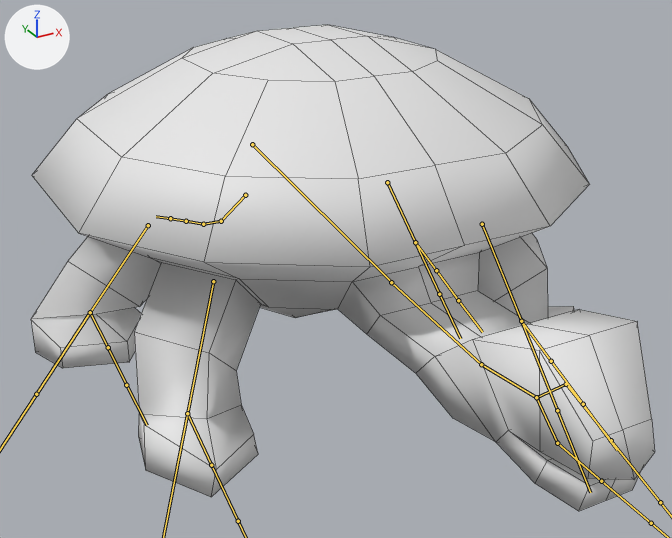
An edit to the FBX model GDC GJ Jam/Assets/Models/turtle.fbx, drawn before and after from the same camera.
Camera for both pictures: a camera (50 mm lens) standing at (-3.16, -6.12, 3.66) and looking at (0.02, -0.34, 0.77). Lighting does not change. The marker at upper left points along +X, +Y and +Z. The bones that bend it are drawn over the model as lines. Mesh edges are drawn as thin lines.

The first picture shows 'Tortoise'.
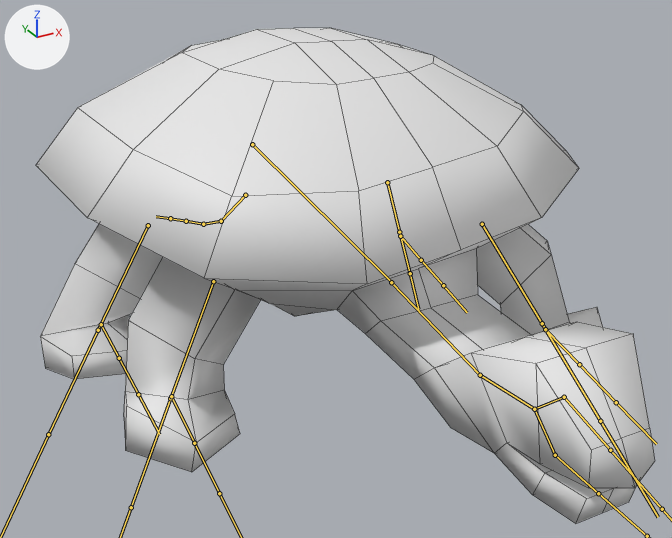
The newer file adds an action. The first version stands in its rest pose; the second is drawn at frame 1 of the action 'Armature|Death.001'.

What differs and where, as boxes (x1, y1, x2, y2) in the pictures (672 x 538 px):
'Tortoise', posed: before (31, 25, 654, 511); after (36, 28, 655, 524)
bone 'lower_neck', root to tip: before (391, 282) to (481, 364); after (391, 282) to (480, 375)
bone 'upper_neck', root to tip: before (481, 364) to (536, 397); after (480, 375) to (534, 409)
bone 'u_jaw', root to tip: before (566, 384) to (611, 440); after (564, 397) to (610, 450)
bone 'f_leg.L', root to tip: before (482, 224) to (521, 321); after (482, 224) to (542, 323)
bone 'r_leg.L', root to tip: before (387, 182) to (415, 242); after (387, 182) to (399, 232)
bone 'f_IK.L', root to tip: before (521, 321) to (520, 320); after (545, 329) to (544, 329)
bone 'r_IK.L', root to tip: before (415, 242) to (415, 242); after (400, 236) to (400, 236)
bone 'f_leg.R', root to tip: before (213, 281) to (187, 413); after (213, 281) to (170, 398)
bone 'r_leg.R', root to tip: before (148, 225) to (90, 312); after (148, 225) to (98, 330)
bone 'f_IK.R', root to tip: before (187, 413) to (187, 413); after (171, 396) to (171, 396)
bone 'r_IK.R', root to tip: before (90, 312) to (90, 312); after (101, 324) to (100, 324)

The change in detail:
Bone 'lower_neck' (bone_lower_neck) turns from (0, 0, 0) to (-4, 0, 0) degrees about its own x, y and z.
Bone 'upper_neck' (bone_upper_neck) turns from (0, 0, 0) to (4, 0, 0) degrees about its own x, y and z.
Bone 'u_jaw' (bone_u_jaw) turns from (0, 0, 0) to (5, 0, 0) degrees about its own x, y and z.
Bone 'f_leg.L' (bone_f_leg_l) turns from (0, 0, 0) to (14, -1, 10) degrees about its own x, y and z.
Bone 'r_leg.L' (bone_r_leg_l) turns from (0, 0, 0) to (-5, 1, 12) degrees about its own x, y and z.
Bone 'f_IK.L' (bone_f_ik_l) moves from (0.0, 0.0, 0.0) to (0.0, -0.29, 0.05).
Bone 'f_IK.L' (bone_f_ik_l) turns from (0, 0, 0) to (-11, -1, -2) degrees about its own x, y and z.
Bone 'r_IK.L' (bone_r_ik_l) moves from (0.0, 0.0, 0.0) to (-0.02, 0.23, -0.01).
Bone 'r_IK.L' (bone_r_ik_l) turns from (0, 0, 0) to (-6, 0, 0) degrees about its own x, y and z.
Bone 'f_leg.R' (bone_f_leg_r) turns from (0, 0, 0) to (-11, -1, -12) degrees about its own x, y and z.
Bone 'r_leg.R' (bone_r_leg_r) turns from (0, 0, 0) to (-1, 0, -20) degrees about its own x, y and z.
Bone 'f_IK.R' (bone_f_ik_r) moves from (0.0, 0.0, 0.0) to (-0.02, 0.25, 0.01).
Bone 'f_IK.R' (bone_f_ik_r) turns from (0, 0, 0) to (-4, 0, 0) degrees about its own x, y and z.
Bone 'r_IK.R' (bone_r_ik_r) moves from (0.0, 0.0, 0.0) to (0.0, -0.31, 0.03).
Bone 'r_IK.R' (bone_r_ik_r) turns from (0, 0, 0) to (-5, 0, -1) degrees about its own x, y and z.
